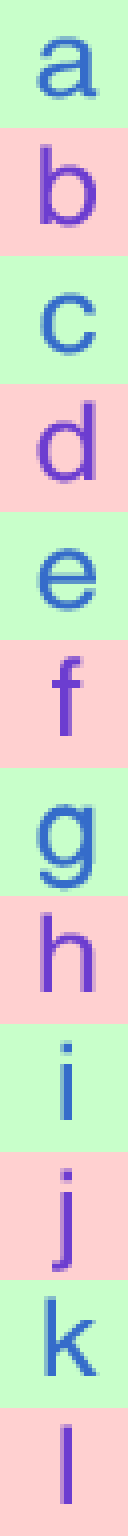
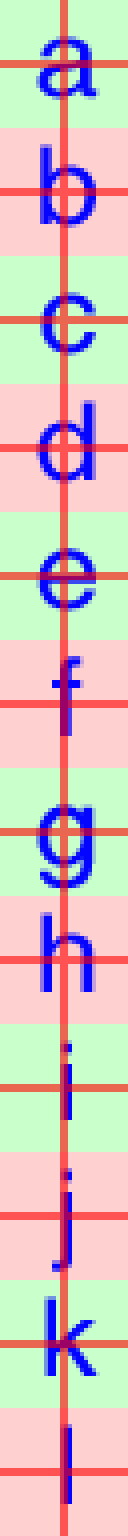
Revision of a layered 128x1536 image; what changed, layer by layer:
added layer "crosshairs" (60%) above "Factory" over [0, 0, 128, 1536]
moved "Factory" above "32x32", painted on it over [36, 36, 100, 1504]
